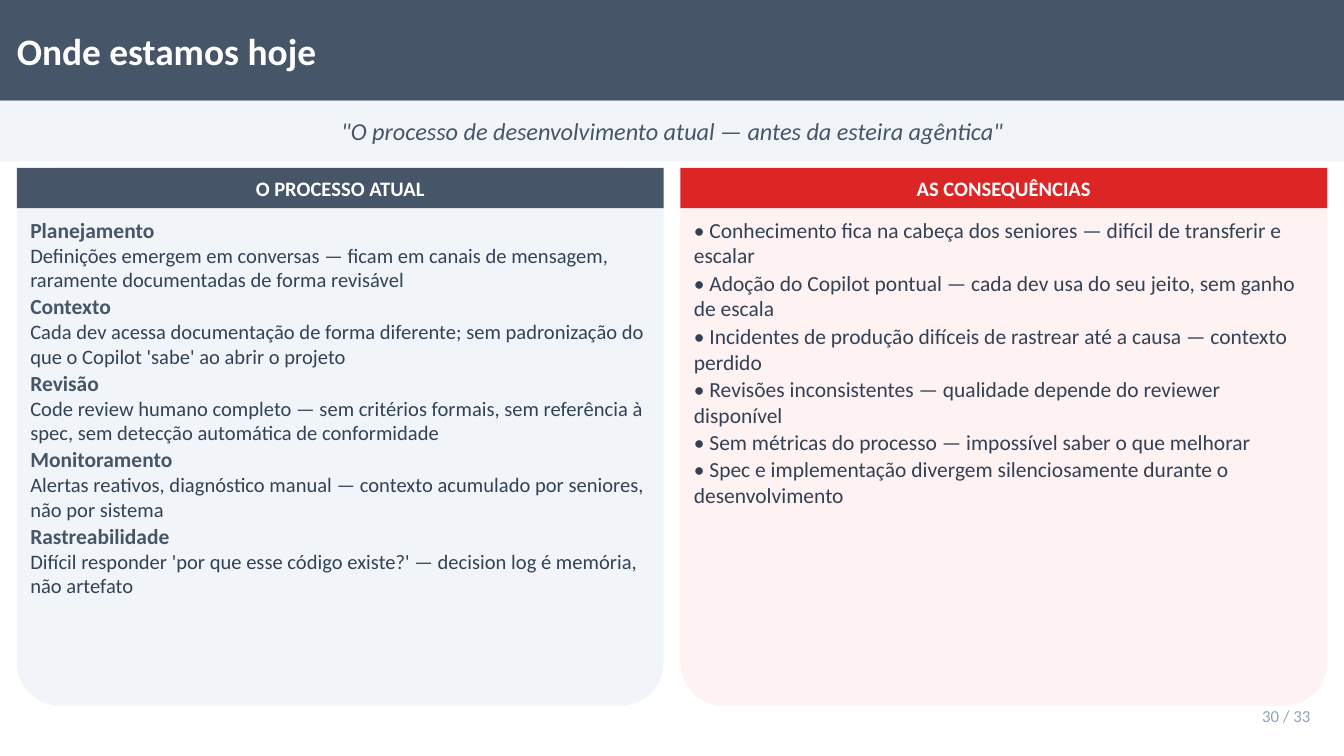
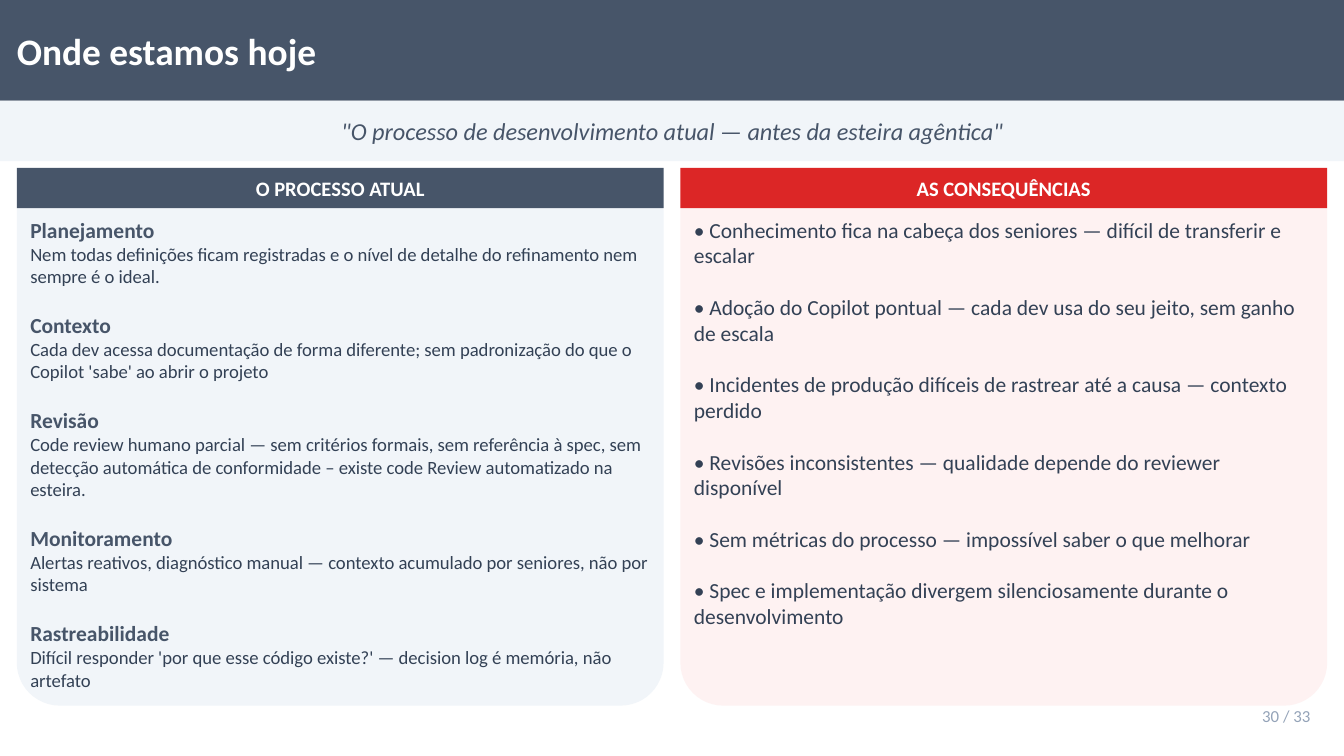
Before and after one commit to jpsslink/sdlc-agentico, a slide deck: slide 30 of esteira-agentica-pitch.pptx. Drawn at 1344x756 pixels with LibreOffice and Linux fonts; fonts in the diff are those of the drawing. Boxes give left, top, right and bottom in pixels: in the first picture for what was removed or moved away, otherwise in the second. Text is boxed around its words. In the diff, an @@ line names an element or a change of style, - is before the commit and + after.

```diff
--- a/esteira-agentica-pitch.pptx
+++ b/esteira-agentica-pitch.pptx
@@ text "• Conhecimento fica na cabeça ..." rewrapped from [694, 223, 1295, 503] to [694, 223, 1295, 624] @@
@@ text at [30, 248, 637, 286]: text changed; size 11 to 10 pt @@
-Definições emergem em conversas — ficam em canais de mensagem, raramente documentadas de forma revisável
+Nem todas definições ficam registradas e o nível de detalhe do refinamento nem sempre é o ideal.
@@ text at [30, 319, 648, 687]: size 11 to 10 pt in "Cada dev acessa documentação de forma diferente; ...", "Alertas reativos, diagnóstico manual — contexto acumulado ...", "Difícil responder 'por que esse código existe?' ..." @@
@@ text at [30, 438, 641, 496]: text changed; size 11 to 10 pt @@
-Code review humano completo — sem critérios formais, sem referência à spec, sem detecção automática de conformidade
+Code review humano parcial — sem critérios formais, sem referência à spec, sem detecção automática de conformidade – existe code Review automatizado na esteira.
```
Also in this commit, not shown: 30 other slides changed, 1 other file.
